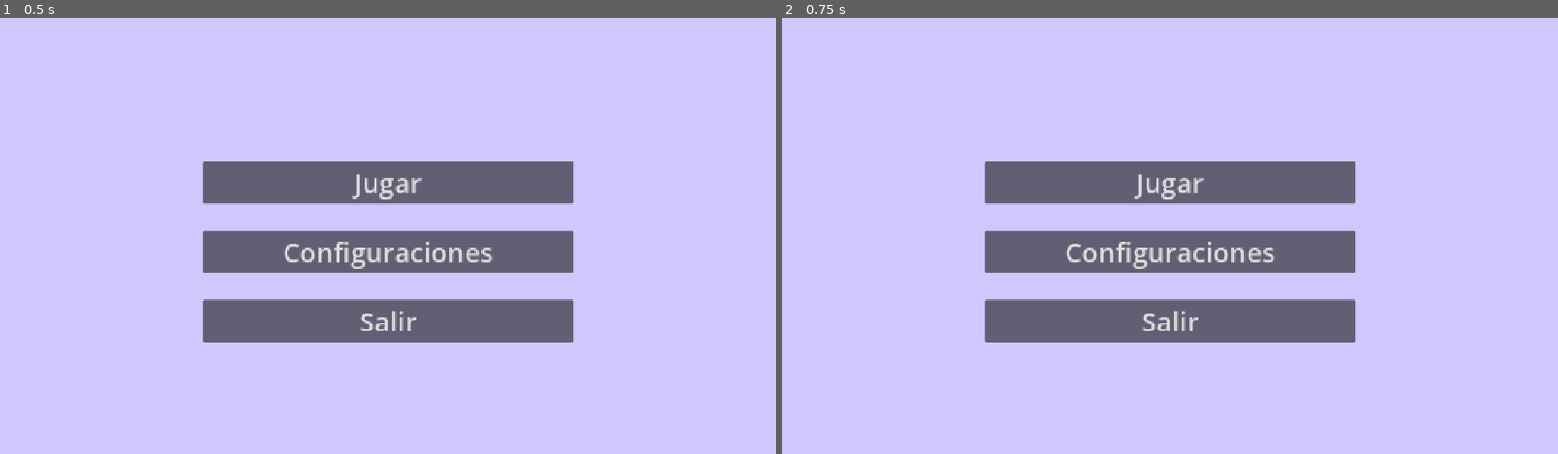
Above: before the commit, frames 1-2 (left to right).
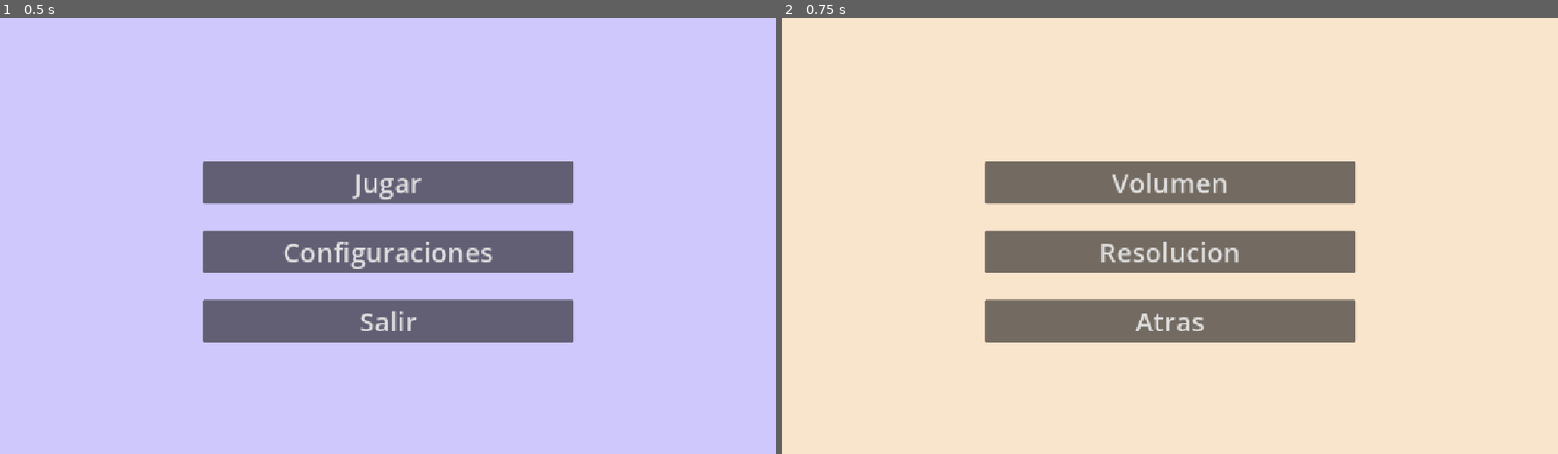
Above: after the commit, the same moments.

Repository: Bakudi/Jam_Juniperdev-spin
Game: Godot game, scene res://Scenes/menu.tscn
The game is run twice, just before and just after one commit, with the same random seed, the same clock (stepped at 60 frames per second) and the same inputs. The project has no main scene, so this scene is started directly.
Inputs:
- Up to frame 1 (0.5 s): no input
- Up to frame 2 (0.75 s): click "Configuraciones" at 0.5 s

Frame 1 is identical in both runs. In frame 2, 88% of the frame differs, in the area x 0-100%, y 0-100%.

Commit message:
update: botones y color  de opciones

Diff:
--- a/Scenes/Opciones.tscn
+++ b/Scenes/Opciones.tscn
@@ -15,7 +15,7 @@
 anchor_bottom = 1.0
 grow_horizontal = 2
 grow_vertical = 2
-color = Color(0.80785084, 0.78579336, 0.98922306, 1)
+color = Color(0.977341, 0.8935541, 0.8010278, 1)
 
 [node name="VBoxContainer" type="VBoxContainer" parent="." unique_id=1607638615]
 layout_mode = 1
@@ -33,22 +33,23 @@
 theme_override_constants/separation = 40
 alignment = 1
 
-[node name="Jugar" type="Button" parent="VBoxContainer" unique_id=1481991216]
+[node name="Volumen" type="Button" parent="VBoxContainer" unique_id=1481991216]
 layout_mode = 2
 theme_override_font_sizes/font_size = 40
-text = "Jugar"
+text = "Volumen
+"
 
-[node name="Configuraciones" type="Button" parent="VBoxContainer" unique_id=196677414]
+[node name="Resolución" type="Button" parent="VBoxContainer" unique_id=196677414]
 layout_mode = 2
 theme_override_font_sizes/font_size = 40
-text = "Configuraciones"
+text = "Resolucion"
 
-[node name="Salir" type="Button" parent="VBoxContainer" unique_id=1378044361]
+[node name="Atras" type="Button" parent="VBoxContainer" unique_id=1378044361]
 layout_mode = 2
 theme_override_font_sizes/font_size = 40
-text = "Salir
+text = "Atras
 "
 
-[connection signal="pressed" from="VBoxContainer/Jugar" to="." method="_on_jugar_pressed"]
-[connection signal="pressed" from="VBoxContainer/Configuraciones" to="." method="_on_configuraciones_pressed"]
-[connection signal="pressed" from="VBoxContainer/Salir" to="." method="_on_salir_pressed"]
+[connection signal="pressed" from="VBoxContainer/Volumen" to="." method="_on_jugar_pressed"]
+[connection signal="pressed" from="VBoxContainer/Resolución" to="." method="_on_configuraciones_pressed"]
+[connection signal="pressed" from="VBoxContainer/Atras" to="." method="_on_salir_pressed"]
